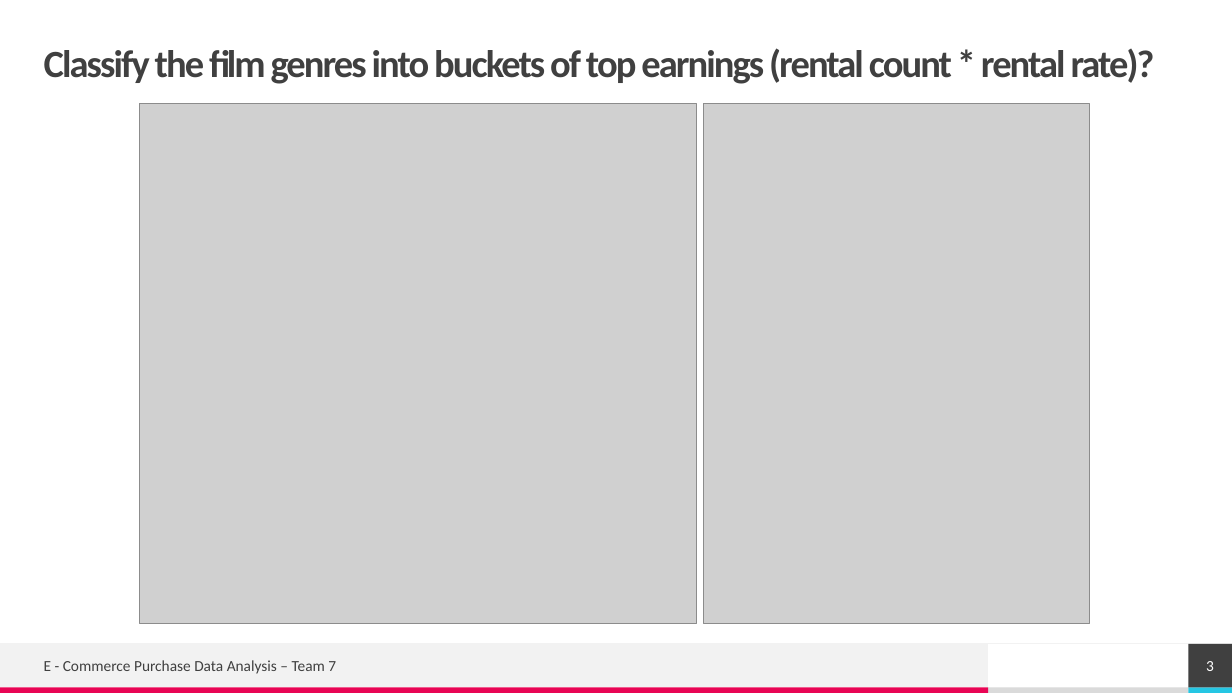
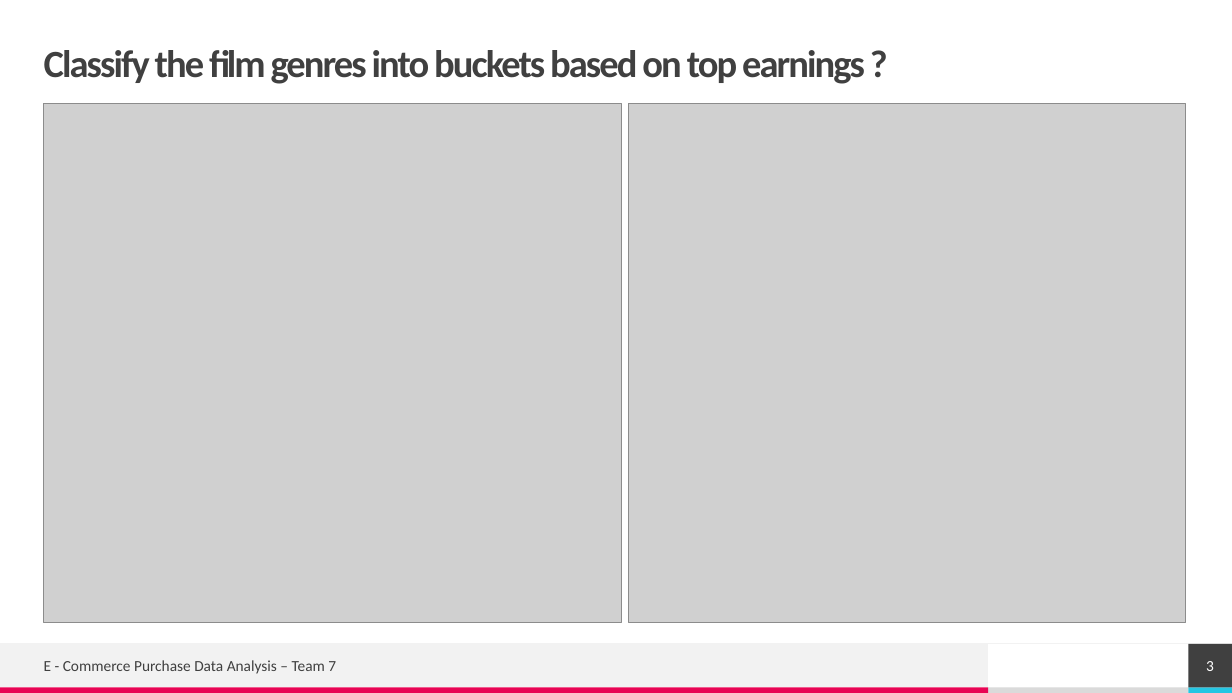
Before and after one commit to RajeshRamachander/mysqlpython, a slide deck: slide 3 of Team 7 - MYSQL - Project.pptx. Drawn at 1232x693 pixels with LibreOffice and Linux fonts; fonts in the diff are those of the drawing; grey boxes stand for pictures. Boxes give left, top, right and bottom in pixels: in the first picture for what was removed or moved away, otherwise in the second. Text is boxed around its words. In the diff, an @@ line names an element or a change of style, - is before the commit and + after.

```diff
--- a/Team 7 - MYSQL - Project.pptx
+++ b/Team 7 - MYSQL - Project.pptx
@@ title at [44,50,865,84]: text changed @@
-Classify the film genres into buckets of top earnings (rental count * rental rate)?
+Classify the film genres into buckets based on top earnings ?
@@ picture: place and size @@
-picture at [140,104,697,623]
+picture at [43,104,621,622]
@@ picture: place and size @@
-picture at [703,104,1090,623]
+picture at [629,104,1187,622]
```
Also in this commit, not shown: 2 slides added, 2 other files.
